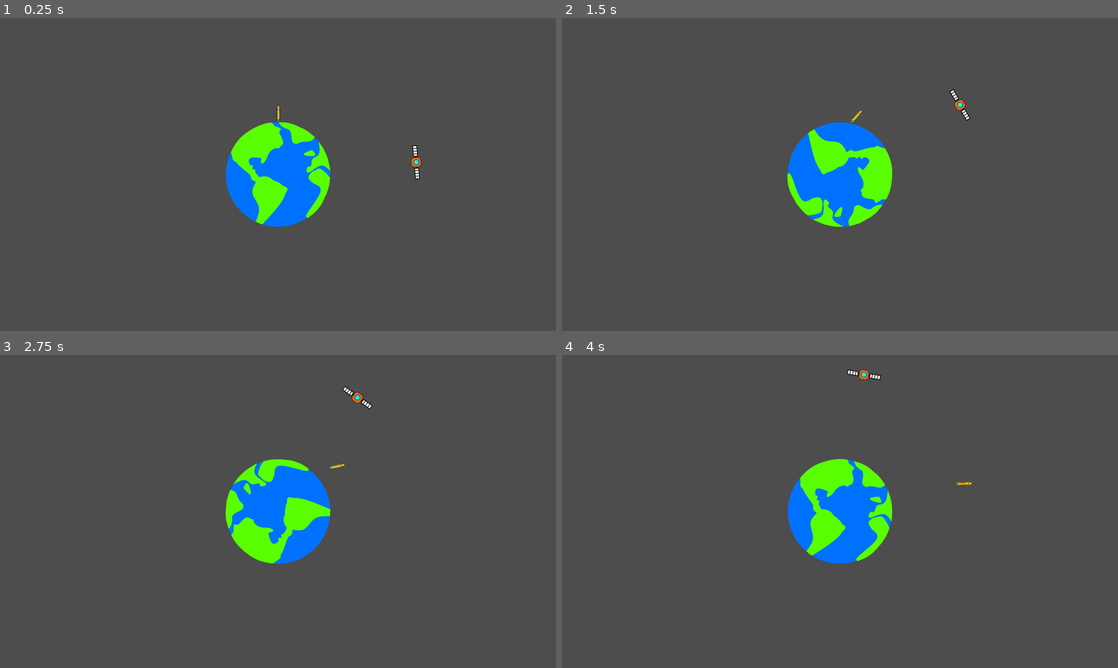
Above: before the commit, frames 1-4 (two rows, left to right).
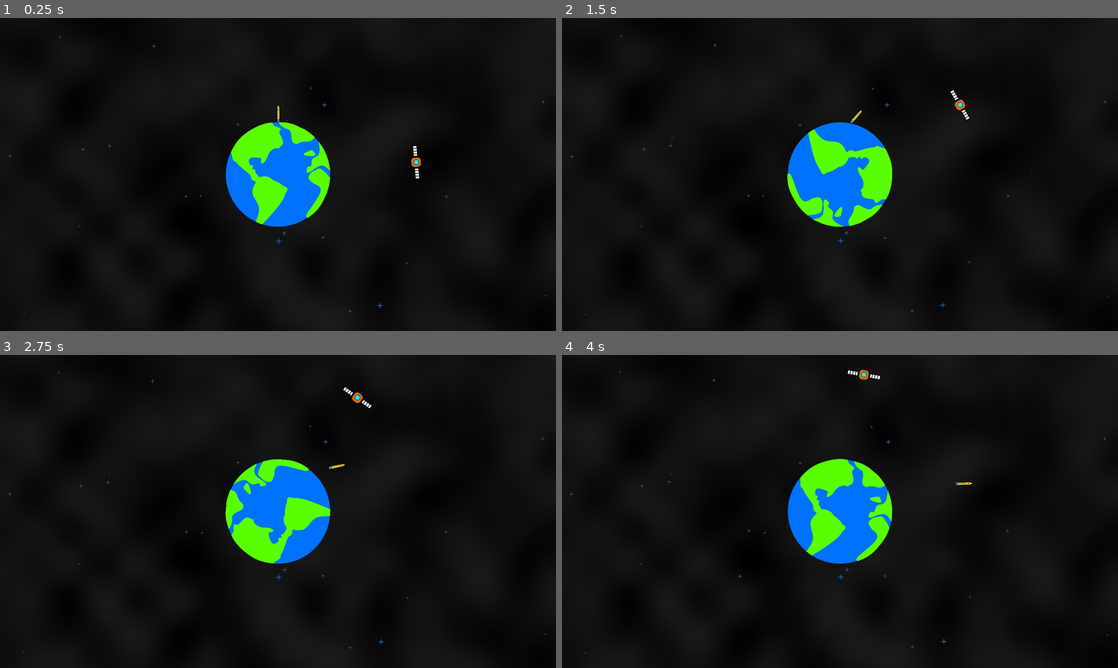
Above: after the commit, the same moments.

Repository: Fifut/Ludum-Dare-54
Game: Godot game, scene res://limited_space.tscn
Two runs of this game, one before a commit and one after it. Both use one fixed random seed, a clock stepped at 60 frames per second and the inputs below.
Inputs:
- Up to frame 1 (0.25 s): no input
- Up to frame 2 (1.5 s): hold Space (Fire) 0.53-1.28 s; tap Space (Fire) at 1.35 s
- Up to frame 3 (2.75 s): hold Space (Fire) from 2.03 s (still down)
- Up to frame 4 (4 s): release Space (Fire) at 2.78 s; tap Space (Fire) at 2.85 s; hold Space (Fire) from 3.53 s (still down)

The runs differ from the first frame. In frame 1, 95% of the frame differs, in the area x 0-100%, y 0-100%; in frame 2, 95%; in frame 3, 95%; in frame 4, 95%.

Commit message:
Background

Diff:
--- /dev/null
+++ b/Background/background.tscn
@@ -0,0 +1,38 @@
+[gd_scene load_steps=5 format=3 uid="uid://sgjddoeyaxwc"]
+
+[ext_resource type="Texture2D" uid="uid://bn6q61g1a5wuw" path="res://Assets/Star.png" id="1_lklox"]
+
+[sub_resource type="Gradient" id="Gradient_0xpvb"]
+colors = PackedColorArray(0, 0, 0, 1, 0.10748, 0.10748, 0.10748, 1)
+
+[sub_resource type="FastNoiseLite" id="FastNoiseLite_lb7sa"]
+noise_type = 4
+fractal_gain = 0.1
+
+[sub_resource type="NoiseTexture2D" id="NoiseTexture2D_tf3gm"]
+width = 1600
+height = 900
+color_ramp = SubResource("Gradient_0xpvb")
+noise = SubResource("FastNoiseLite_lb7sa")
+
+[node name="Background" type="Node2D"]
+
+[node name="TextureRect" type="TextureRect" parent="."]
+offset_right = 512.0
+offset_bottom = 512.0
+texture = SubResource("NoiseTexture2D_tf3gm")
+
+[node name="CPUParticles2D" type="CPUParticles2D" parent="."]
+position = Vector2(800, 450)
+amount = 50
+lifetime = 60.0
+preprocess = 30.0
+texture = ExtResource("1_lklox")
+emission_shape = 3
+emission_rect_extents = Vector2(800, 450)
+spread = 180.0
+gravity = Vector2(0, 0)
+initial_velocity_min = 0.5
+initial_velocity_max = 3.0
+scale_amount_min = 0.1
+color = Color(0.164706, 0.313726, 0.45098, 1)
--- a/limited_space.tscn
+++ b/limited_space.tscn
@@ -1,10 +1,13 @@
-[gd_scene load_steps=4 format=3 uid="uid://di2aruf821lfb"]
+[gd_scene load_steps=5 format=3 uid="uid://di2aruf821lfb"]
 
 [ext_resource type="PackedScene" uid="uid://bcaev7h3sosy5" path="res://Earth/earth.tscn" id="1_b0o21"]
+[ext_resource type="PackedScene" uid="uid://sgjddoeyaxwc" path="res://Background/background.tscn" id="1_de401"]
 [ext_resource type="PackedScene" uid="uid://cfmpwidsrbs78" path="res://Satellite/satellite.tscn" id="2_7j2bm"]
 [ext_resource type="PackedScene" uid="uid://dnnuo03dxtwqj" path="res://Rocket/rocket.tscn" id="3_42b04"]
 
 [node name="LimitedSpace" type="Node2D"]
+
+[node name="Background" parent="." instance=ExtResource("1_de401")]
 
 [node name="Satellite" parent="." instance=ExtResource("2_7j2bm")]
 position = Vector2(800, 450)
--- a/project.godot
+++ b/project.godot
@@ -19,6 +19,10 @@
 
 window/size/viewport_width=1600
 window/size/viewport_height=900
+
+[editor]
+
+movie_writer/movie_file="D:/GIT/Ludum Dare 54/Movie/Movie.avi"
 
 [editor_plugins]
 
Binary file added: Assets/Star.png
Not shown, added: Assets/Star.png.import
Not shown, changed: .gitignore
Not shown, added: Assets/RAW/Star.pdn
